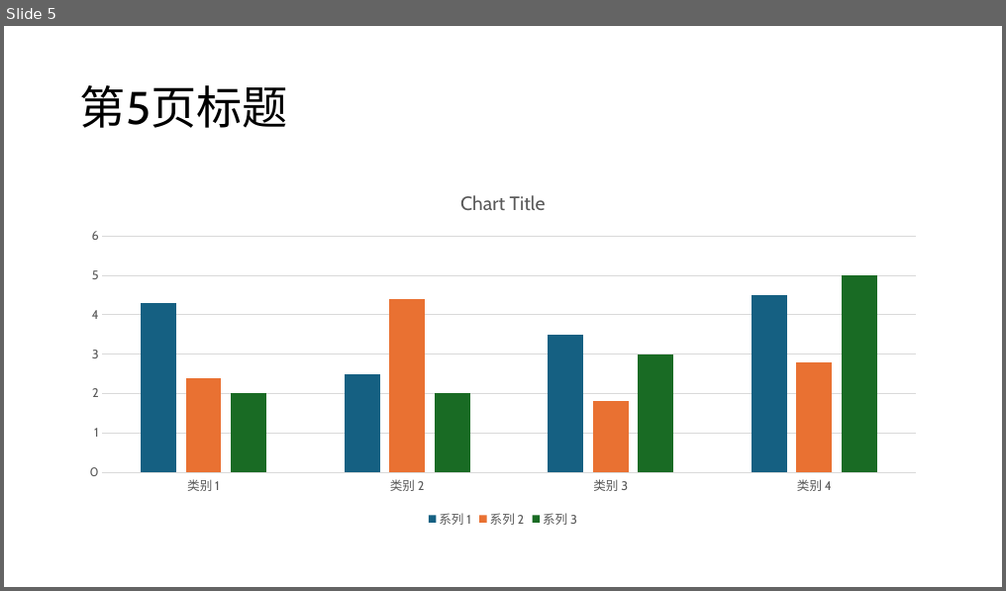
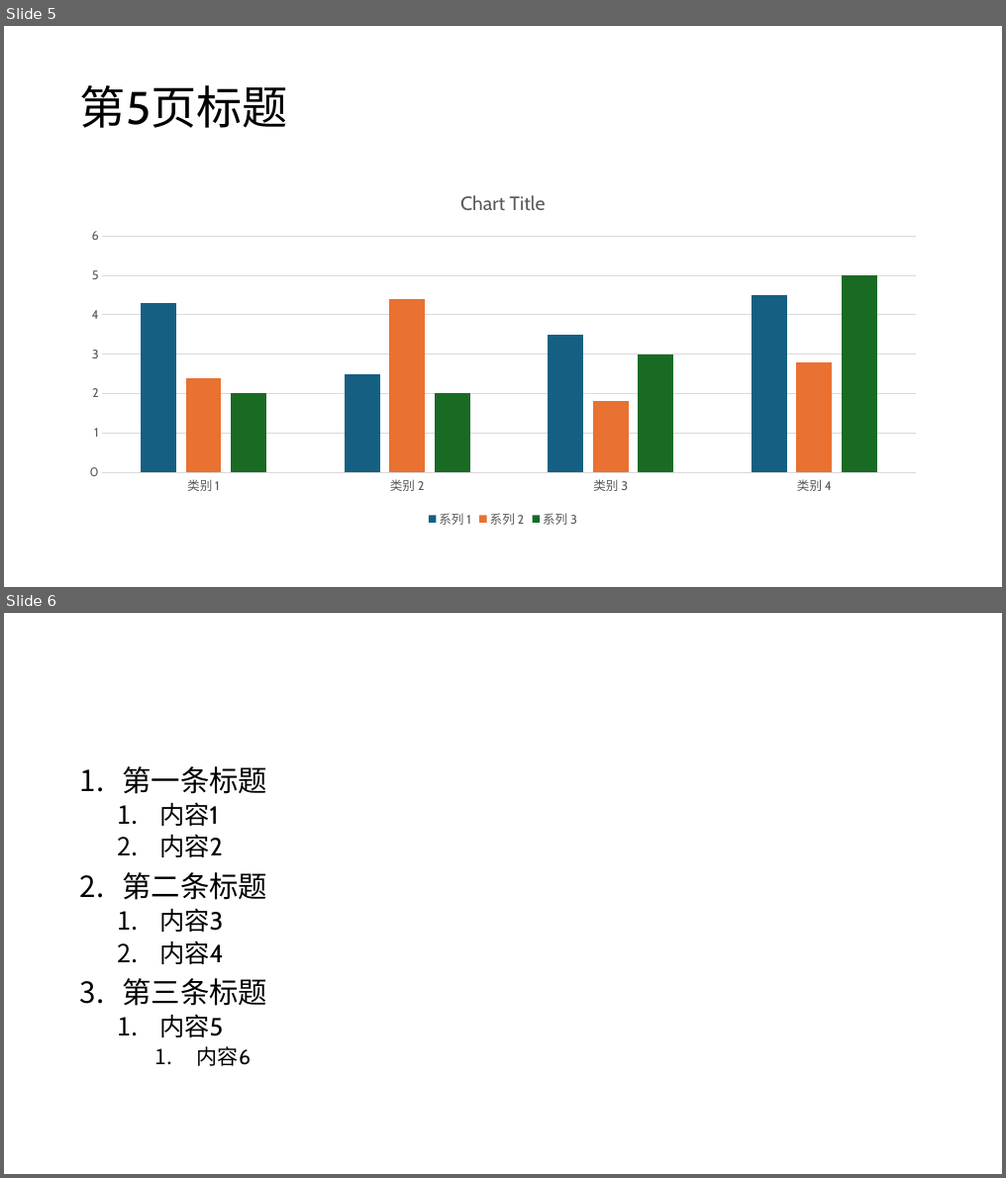
Before and after one commit to ttanyan/DocMindLens, a slide deck: demo/office_docs/pptx_01.pptx. Shown one above the other, each under a label of ours: slide 5 before the commit, slides 5 and 6 after it. The pictures are 1006x591 and 1006x1178 pixels, drawn with LibreOffice and Linux fonts; fonts in the diff are those of the drawing. Boxes give left, top, right and bottom in pixels: in the first picture for what was removed or moved away, otherwise in the second. Text is boxed around its words. In the diff, an @@ line names an element or a change of style, - is before the commit and + after.

Commit message:
feat: implement logic to manage ordered list restarts and calculate next item number in PPTX conversion

```diff
--- a/demo/office_docs/pptx_01.pptx
+++ b/demo/office_docs/pptx_01.pptx
@@ slide 6 added at [4, 613, 1002, 1174], background #FFFFFF @@
@@ text added at [80, 766, 267, 1066], 28 pt, text #000000 @@
+1. 第一条标题
+  1. 内容1
+  2. 内容2
+2. 第二条标题
+  1. 内容3
+  2. 内容4
+3. 第三条标题
+  1. 内容5
+    1. 内容6
```
